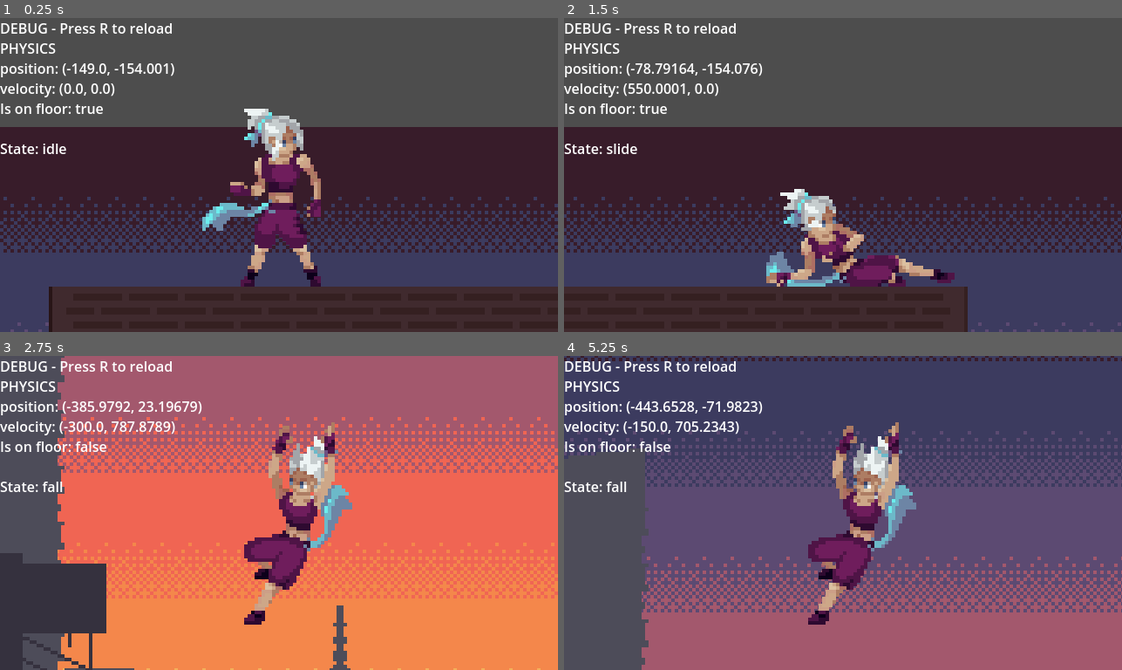
Above: before the commit, frames 1-4 (two rows, left to right).
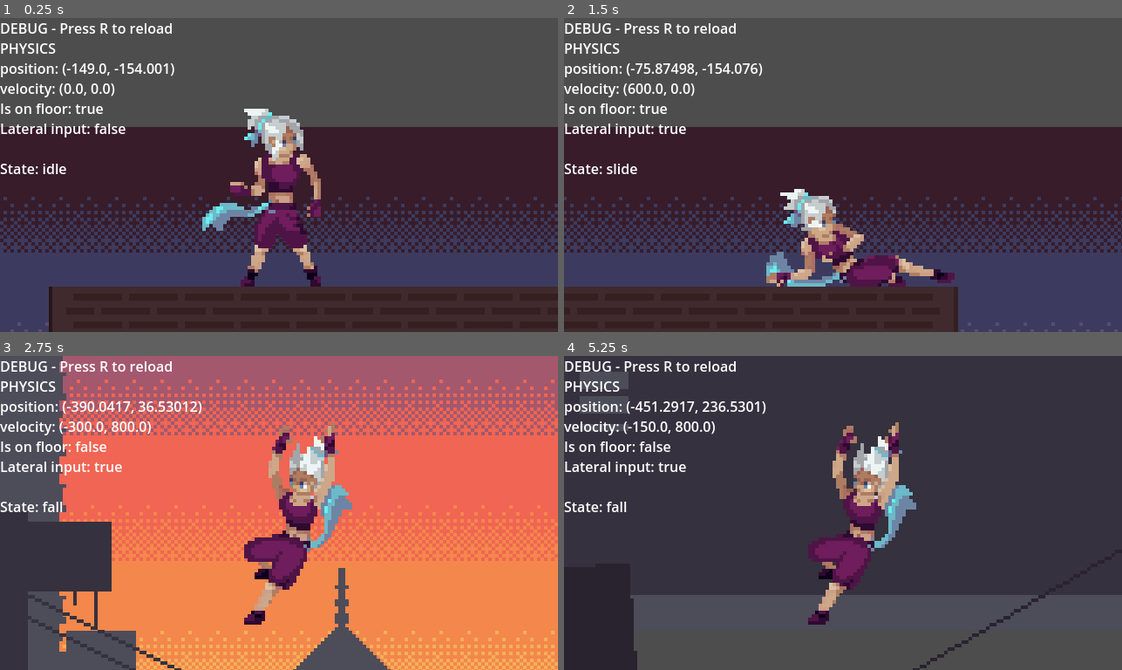
Above: after the commit, the same moments.

Repository: Hugo-Carbiener/Godot-project
Game: Godot game, scene res://scenes/main-scene.tscn
Two runs of this game, one before a commit and one after it. Both use one fixed random seed, a clock stepped at 60 frames per second and the inputs below. The engine's default icon, where the game draws it, is replaced by a stand-in: a white triangle on a blue panel in a dark square.
Inputs:
- Up to frame 1 (0.25 s): no input
- Up to frame 2 (1.5 s): tap R (reload) at 0.5, 1.25 s; hold D (direction-right) from 0.53 s (still down); tap Shift (slide) at 0.6, 1.35 s; tap Space (jump) at 0.77 s
- Up to frame 3 (2.75 s): tap Space (jump) at 1.52 s; tap R (reload) at 2 s; release D (direction-right) at 2.03 s; hold A (direction-left) from 2.03 s (still down); tap Shift (slide) at 2.1 s
- Up to frame 4 (5.25 s): tap R (reload) at 2.75, 3.5, 4.15, 4.25 s; release A (direction-left) at 2.78 s; hold D (direction-right) 2.78-4.28 s; tap Shift (slide) every 0.75 s from 2.85 to 5.1 s; tap Space (jump) at 3.02, 3.77, 4.52 s; hold A (direction-left) 4.28-5.03 s; hold D (direction-right) from 5.03 s (still down)

The runs differ from the first frame. In frame 1, 0.9% of the frame differs, in the area x 0-55%, y 33-72%; in frame 2, 12%; in frame 3, 31%; in frame 4, 92%, in the area x 0-100%, y 0-100%.

Commit message:
Cut slide early on input

Diff:
--- a/assets/scritps/DebugTextManager.gd
+++ b/assets/scritps/DebugTextManager.gd
@@ -14,13 +14,15 @@
 	pass
 
 func getPhysicsDebugText():
-	var text = "DEBUG - Press R to reload\n"
-	text += "PHYSICS\n"
-	text += "position: " + str(physics_body.position) + "\n"
-	text += "velocity: " + str(physics_body.velocity) + "\n"
-	text += "Is on floor: " + str(physics_body.is_on_floor()) + "\n"
-	return text
+	var debug_text = "DEBUG - Press R to reload\n"
+	debug_text += "PHYSICS\n"
+	debug_text += "position: " + str(physics_body.position) + "\n"
+	debug_text += "velocity: " + str(physics_body.velocity) + "\n"
+	debug_text += "Is on floor: " + str(physics_body.is_on_floor()) + "\n"
+	debug_text += "Lateral input: " + str(physics_body.lateral_movement_input) + "\n"
+
+	return debug_text
 
 func getStateDebugText():
-	var text = "State: " + state_machine.current_state.name.to_lower() + "\n"
-	return text
+	var debug_text = "State: " + state_machine.current_state.name.to_lower() + "\n"
+	return debug_text
--- a/assets/scritps/PlayerPhysicsManager.gd
+++ b/assets/scritps/PlayerPhysicsManager.gd
@@ -36,8 +36,6 @@
 	if abs(velocity.x) > max_lateral_speed :
 		velocity.x = max_lateral_speed * direction
 
-	lateral_movement_input = true
-
 func apply_drag(delta : float) :
 	if lateral_movement_input :
 		lateral_movement_input = false
--- a/assets/scritps/statemachine/states/PlayerRun.gd
+++ b/assets/scritps/statemachine/states/PlayerRun.gd
@@ -12,7 +12,6 @@
 
 func exit() :
 	animation_controller.speed_scale = 1
-
 
 func physics_update(_delta: float):
 	if !player_physics_body.is_on_floor():
--- a/assets/scritps/statemachine/states/PlayerSlide.gd
+++ b/assets/scritps/statemachine/states/PlayerSlide.gd
@@ -2,7 +2,8 @@
 class_name PlayerSlide
 
 @export var slide_velocity_treshold = 20
-@export var slide_duration = 1.0
+@export var slide_min_duration = 1.0
+@export var slide_max_duration = 0.5
 @export var slide_initial_velocity : float
 @export var collider_size : Vector2;
 @export var collider_position : Vector2;
@@ -23,17 +24,19 @@
 	default_collider_position = collider.position
 	collider.shape.size = collider_size
 	collider.position = collider_position
-	timer = slide_duration
+	timer = 0
 	player_physics_body.velocity.x = (player_physics_body.velocity.x/abs(player_physics_body.velocity.x)) * slide_initial_velocity
 
 func update(_delta: float):
 	if !player_physics_body.is_on_floor() :
 		state_machine.transition_to("fall")
 
-	if (timer <= 0) :
+	if (timer >= slide_max_duration) :
 		state_machine.transition_to("idle")
 
-	timer -= _delta
+	if (timer >= slide_min_duration && player_physics_body.lateral_movement_input) :
+		state_machine.transition_to("idle")
+	timer += _delta
 
 func exit():
 	var collider = player_physics_body.get_node("Collider")
--- a/assets/scritps/statemachine/states/State.gd
+++ b/assets/scritps/statemachine/states/State.gd
@@ -33,6 +33,7 @@
 	pass
 
 func update_lateral_speed(direction : int, delta : float) :
+	player_physics_body.lateral_movement_input = true
 	if !allow_lateral_movement() : return
 
 	player_physics_body.update_lateral_speed(direction, delta)
--- a/scenes/main-scene.tscn
+++ b/scenes/main-scene.tscn
@@ -879,6 +879,8 @@
 
 [node name="Slide" type="Node" parent="Main character/StateMachine"]
 script = ExtResource("8_7o1gs")
+slide_min_duration = 0.8
+slide_max_duration = 1.2
 slide_initial_velocity = 600.0
 collider_size = Vector2(54, 28)
 collider_position = Vector2(3, 18)
Binary file changed: assets/sprites/Character.aseprite
Binary file changed: assets/sprites/Character_Idle.png
